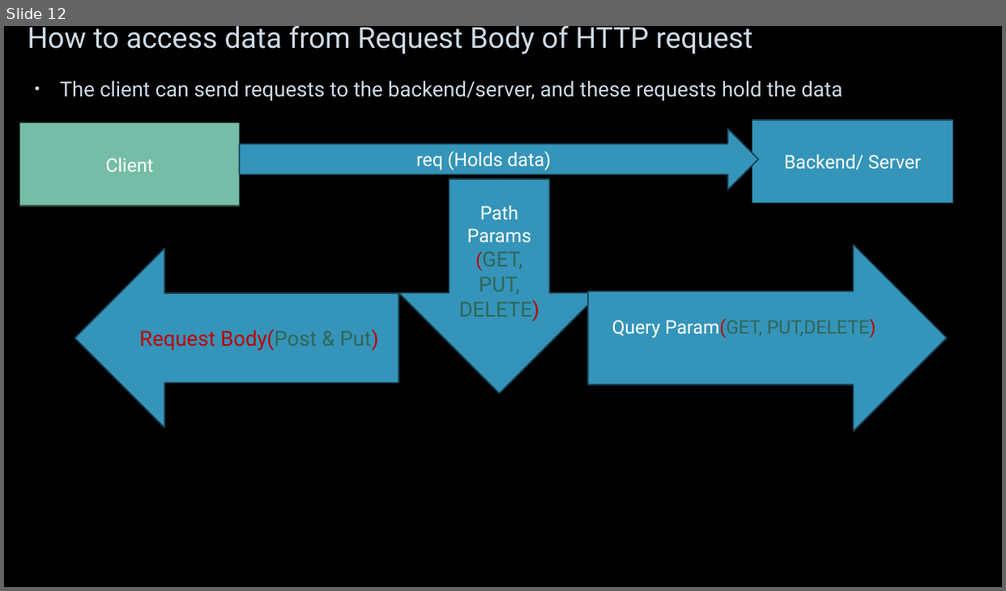
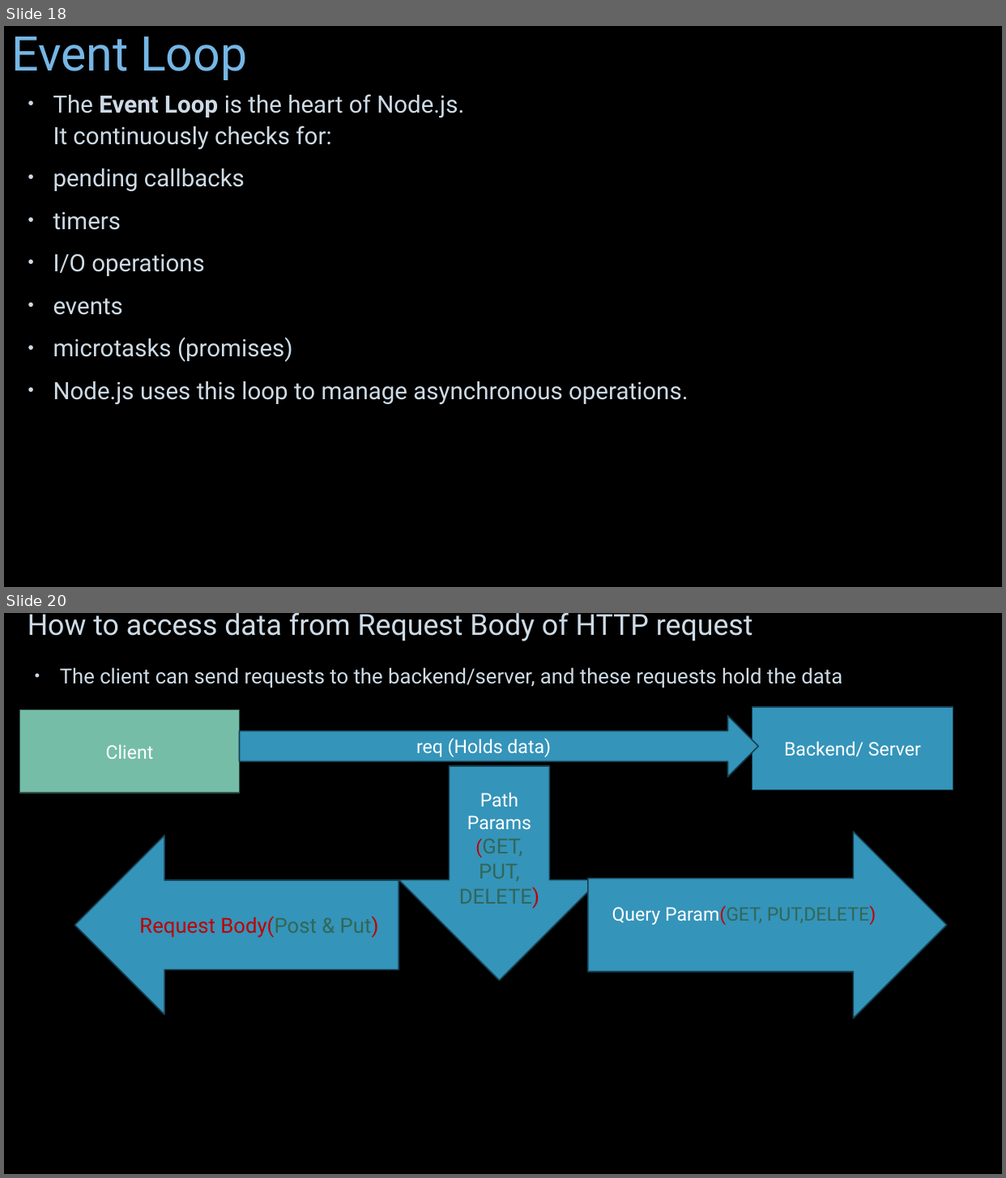
Before and after one commit to JhanaR/mylearnNode, a slide deck: BackEnd - Notes.pptx. Shown one above the other, each under a label of ours: slide 12 before the commit, slides 18 and 20 after it; the slides between them are not shown. The pictures are 1006x591 and 1006x1178 pixels, drawn with LibreOffice and Linux fonts; fonts in the diff are those of the drawing; background and template pictures are left out. Boxes give left, top, right and bottom in pixels: in the first picture for what was removed or moved away, otherwise in the second. Text is boxed around its words. In the diff, an @@ line names an element or a change of style, - is before the commit and + after.

```diff
--- a/BackEnd - Notes.pptx
+++ b/BackEnd - Notes.pptx
@@ slide 18 added at [4, 26, 1002, 587], background picture (left out) @@
@@ title added at [11, 37, 247, 80], 46 pt, text #75B6E5 @@
+Event Loop
@@ text added at [53, 94, 688, 405], 23 pt, text #CEDBE6 @@
+• The Event Loop is the heart of Node.js.
+  It continuously checks for:
+• pending callbacks
+• timers
+• I/O operations
+• events
+• microtasks (promises)
+• Node.js uses this loop to manage asynchronous operations.
@@ what was slide 12 is now slide 20 @@
```
Also in this commit, not shown: 8 slides changed, 8 other slides added, 1 slide removed, 5 other files.
